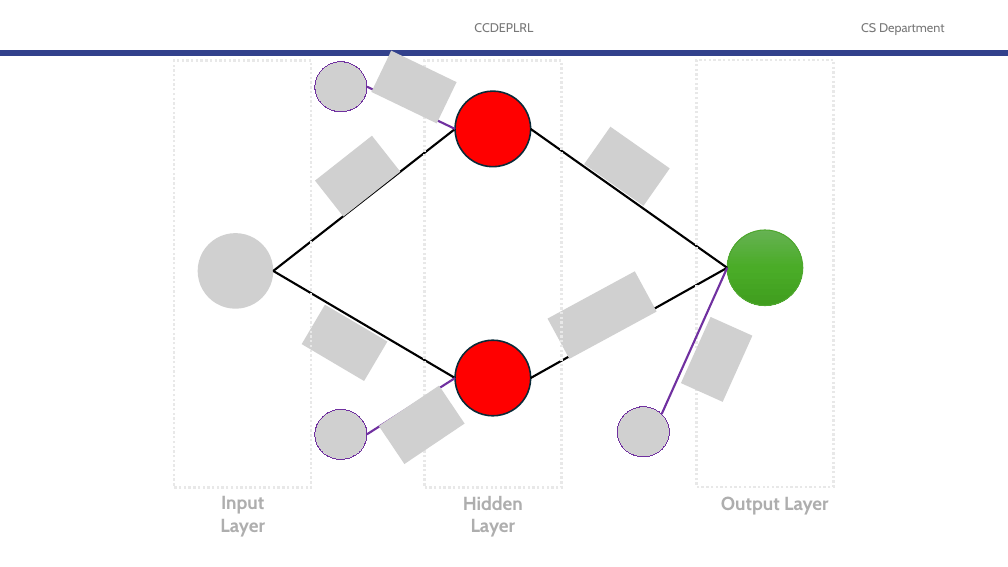
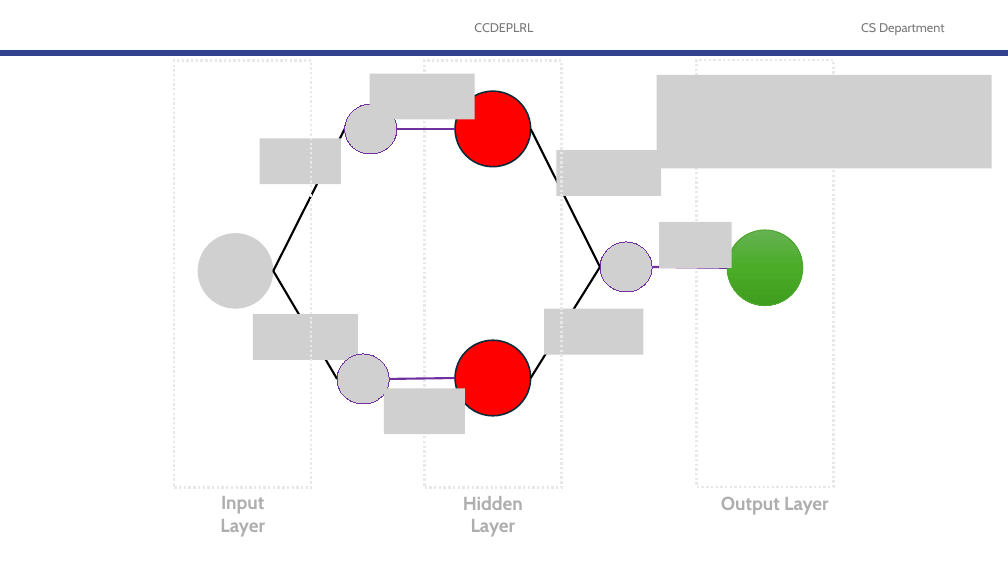
Before and after one commit to robitussin/CCDEPLRL, a slide deck: slide 19 of 2 - Training Neural Networks/Backpropagation/Backpropagation (new).pptx (slide 6 before the commit). Drawn at 1008x567 pixels with LibreOffice and Linux fonts; fonts in the diff are those of the drawing; grey boxes stand for pictures; background and template pictures are left out. Boxes give left, top, right and bottom in pixels: in the first picture for what was removed or moved away, otherwise in the second. Text is boxed around its words. In the diff, an @@ line names an element or a change of style, - is before the commit and + after.

```diff
--- a/2 - Training Neural Networks/Backpropagation/Backpropagation (new).pptx
+++ b/2 - Training Neural Networks/Backpropagation/Backpropagation (new).pptx
@@ picture removed at [315,62,367,112] @@
@@ picture at [370,73,475,119]: rotation 25 to 0 degrees @@
@@ picture added at [657,75,992,169] @@
@@ picture added at [345,104,397,154] @@
@@ picture added at [260,138,341,185] @@
@@ line moved from (273, 271) - (455, 129) to (273, 271) - (345, 129) @@
@@ picture removed at [315,136,400,217] @@
@@ line moved from (367, 87) - (455, 129) to (397, 129) - (455, 129) @@
@@ line moved from (531, 129) - (727, 268) to (531, 129) - (600, 267) @@
@@ picture at [557,150,662,196]: rotation 35 to 0 degrees @@
@@ picture added at [659,222,732,268] @@
@@ line moved from (531, 378) - (727, 268) to (531, 378) - (600, 267) @@
@@ picture added at [600,242,653,292] @@
@@ line moved from (662, 414) - (727, 268) to (653, 267) - (727, 268) @@
@@ line moved from (273, 271) - (455, 378) to (273, 271) - (337, 379) @@
@@ picture at [253,315,358,361]: rotation 30 to 0 degrees @@
@@ picture at [544,309,644,355]: rotation 331 to 0 degrees @@
@@ picture removed at [681,317,753,402] @@
@@ picture added at [337,354,389,404] @@
@@ picture at [384,389,465,435]: rotation 326 to 0 degrees @@
@@ line moved from (367, 434) - (455, 378) to (389, 379) - (455, 378) @@
@@ picture removed at [315,409,367,459] @@
@@ picture removed at [617,407,669,457] @@
```
Also in this commit, not shown: 13 other slides changed, 53 slides added, 8 slides removed, 1 other file.
